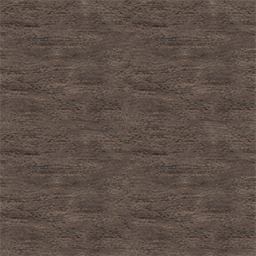
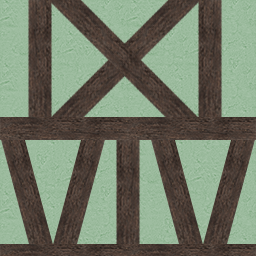
Layers edited between the first and the second 256px x 256px image:
hid "Wood062_1K-JPG_AmbientOcclusion Kopie 3" over [0, 0, 256, 256]
added group "Painted_Plaster" with 18 layers over [0, 0, 256, 256]
added layer "Scaffold" (2nd of 2, in "Painted_Plaster") in group "Painted_Plaster" over [0, 0, 256, 256]
added layer "Plaster_green" in group "Painted_Plaster" over [0, 0, 256, 256]
